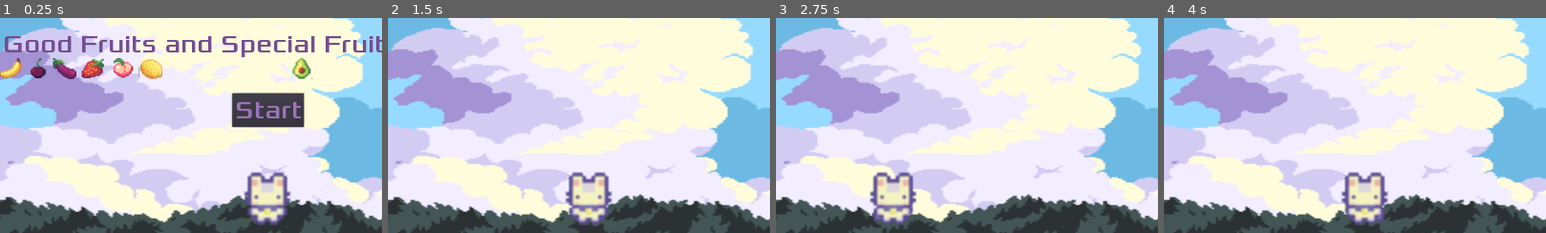
Above: before the commit, frames 1-4 (left to right).
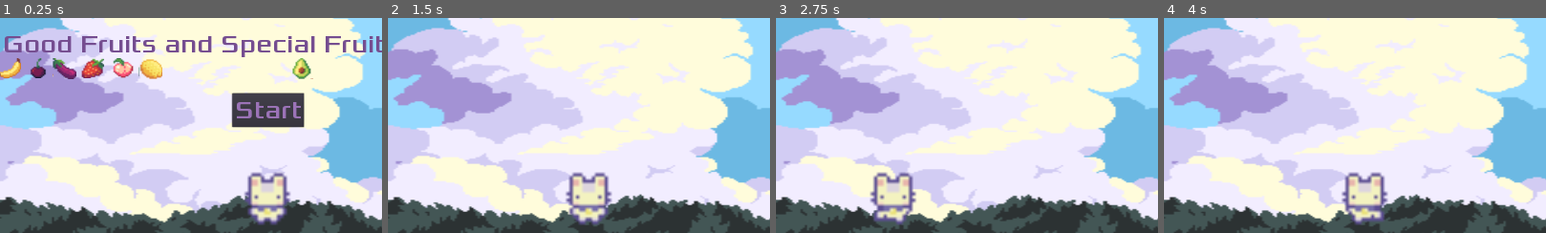
Above: after the commit, the same moments.

Repository: ColinKYuen/BQ-Game-Jam
Game: Godot game, scene res://Scenes/Main.tscn
The game is run twice, just before and just after one commit, with the same random seed, the same clock (stepped at 60 frames per second) and the same inputs.
Inputs:
- Up to frame 1 (0.25 s): no input
- Up to frame 2 (1.5 s): click "Start" at 0.5 s; tap Enter at 1.25 s; hold D (move_right) from 1.28 s (still down)
- Up to frame 3 (2.75 s): release D (move_right) at 2.03 s; hold Left (move_left) from 2.03 s (still down)
- Up to frame 4 (4 s): release Left (move_left) at 2.78 s; hold D (move_right) from 2.78 s (still down)
The pictures show only the part of the screen within x 15-65%, y 44-94%; the shares and areas given below are measured in that part.

The runs differ from the first frame. In frame 1, 0.2% of the frame differs, in the area x 64-76%, y 71-96%; in frame 2, 0.3%; in frame 3, 0.5%, in the area x 24-37%, y 71-96%; in frame 4, 0.5%.

Commit message:
fix animation

Diff:
--- a/Scenes/Main.tscn
+++ b/Scenes/Main.tscn
@@ -36,12 +36,6 @@
 position = Vector2( 960, 925 )
 z_index = 1
 
-[node name="AnimatedSprite" type="AnimatedSprite" parent="Player"]
-position = Vector2( 0, 1 )
-scale = Vector2( 2, 2 )
-frames = SubResource( 1 )
-animation = "walk"
-
 [node name="HUD" parent="." instance=ExtResource( 3 )]
 
 [node name="Background" type="Sprite" parent="."]
